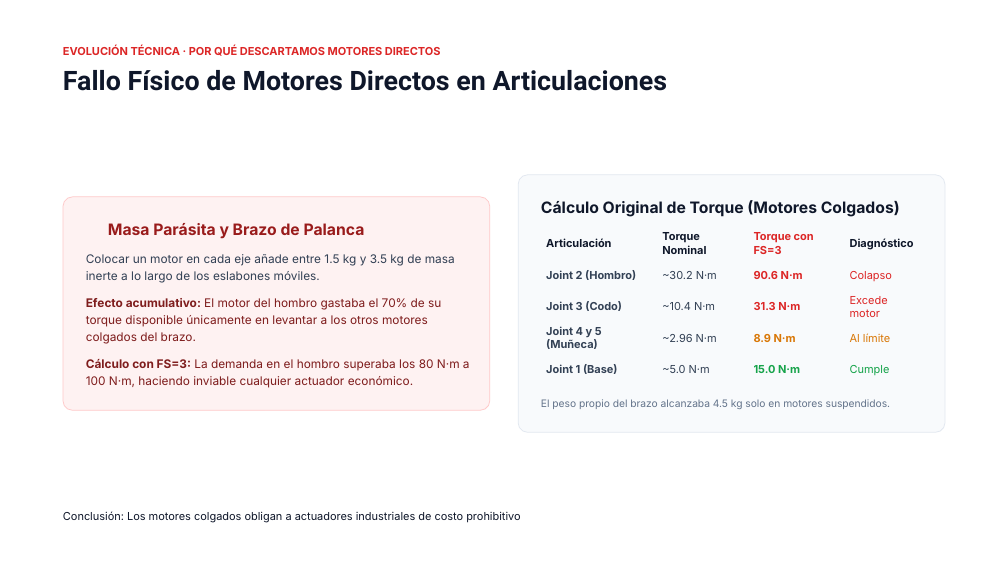
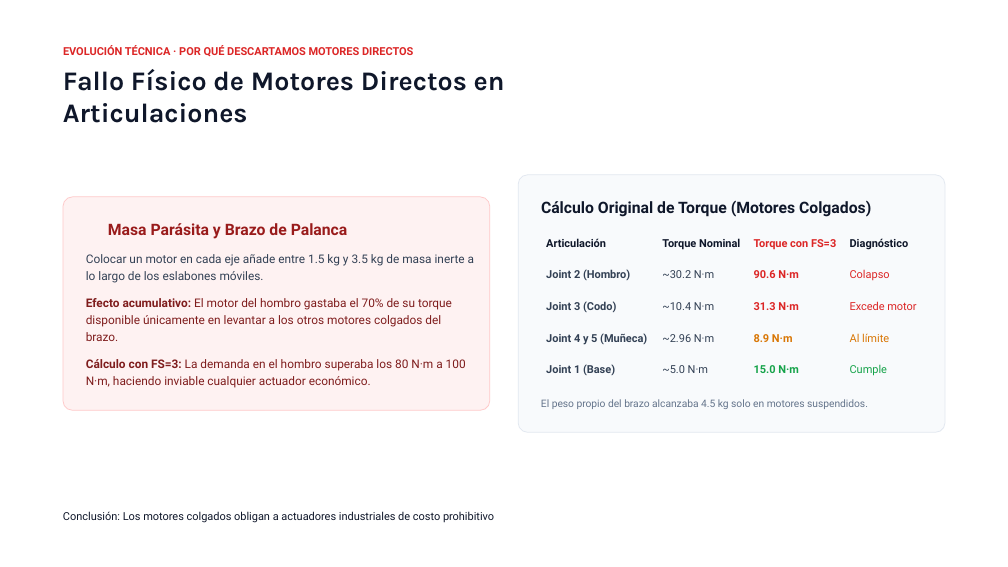
Before and after one commit to diegomaarquez/reBotArm, a slide deck: slide 7 of assets/Dume.pptx. Drawn at 1008x567 pixels with LibreOffice and Linux fonts; fonts in the diff are those of the drawing; background and template pictures are left out. Boxes give left, top, right and bottom in pixels: in the first picture for what was removed or moved away, otherwise in the second. Text is boxed around its words. In the diff, an @@ line names an element or a change of style, - is before the commit and + after.

```diff
--- a/assets/Dume.pptx
+++ b/assets/Dume.pptx
@@ font Inter to Roboto in 8 elements at box(86, 254, 474, 283), box(86, 359, 466, 388), box(86, 298, 452, 327), box(541, 200, 871, 217), box(541, 399, 868, 409), box(108, 223, 348, 239), box(63, 511, 494, 523), box(63, 45, 413, 56) @@
@@ text "Fallo Físico de Motores Directos ..." at box(63, 69, 505, 123): font Roboto to Karla @@
@@ table at box(541, 228, 923, 386) @@
@@ font Inter to Roboto @@
```
Also in this commit, not shown: 21 other slides changed.
